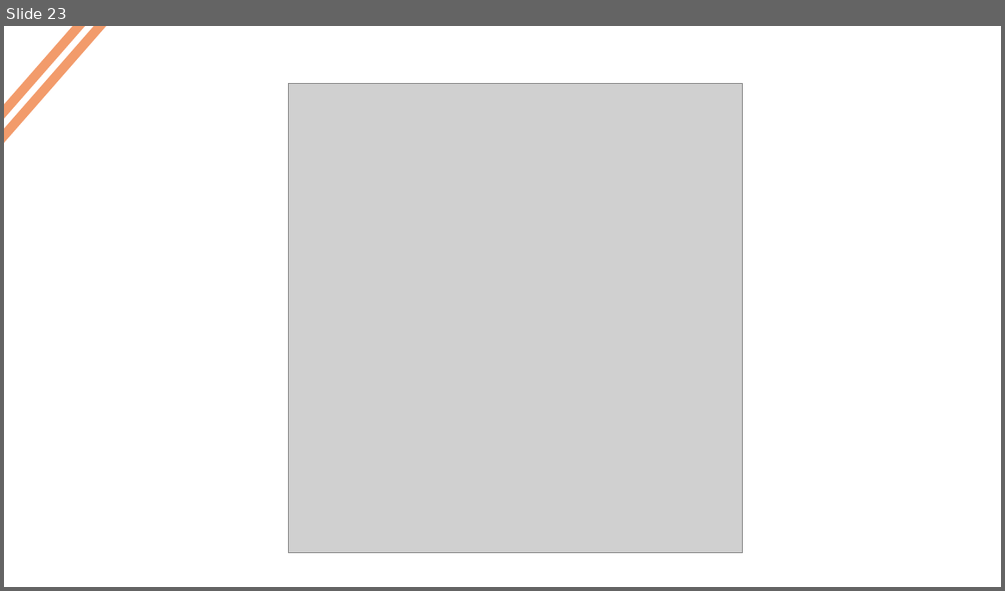
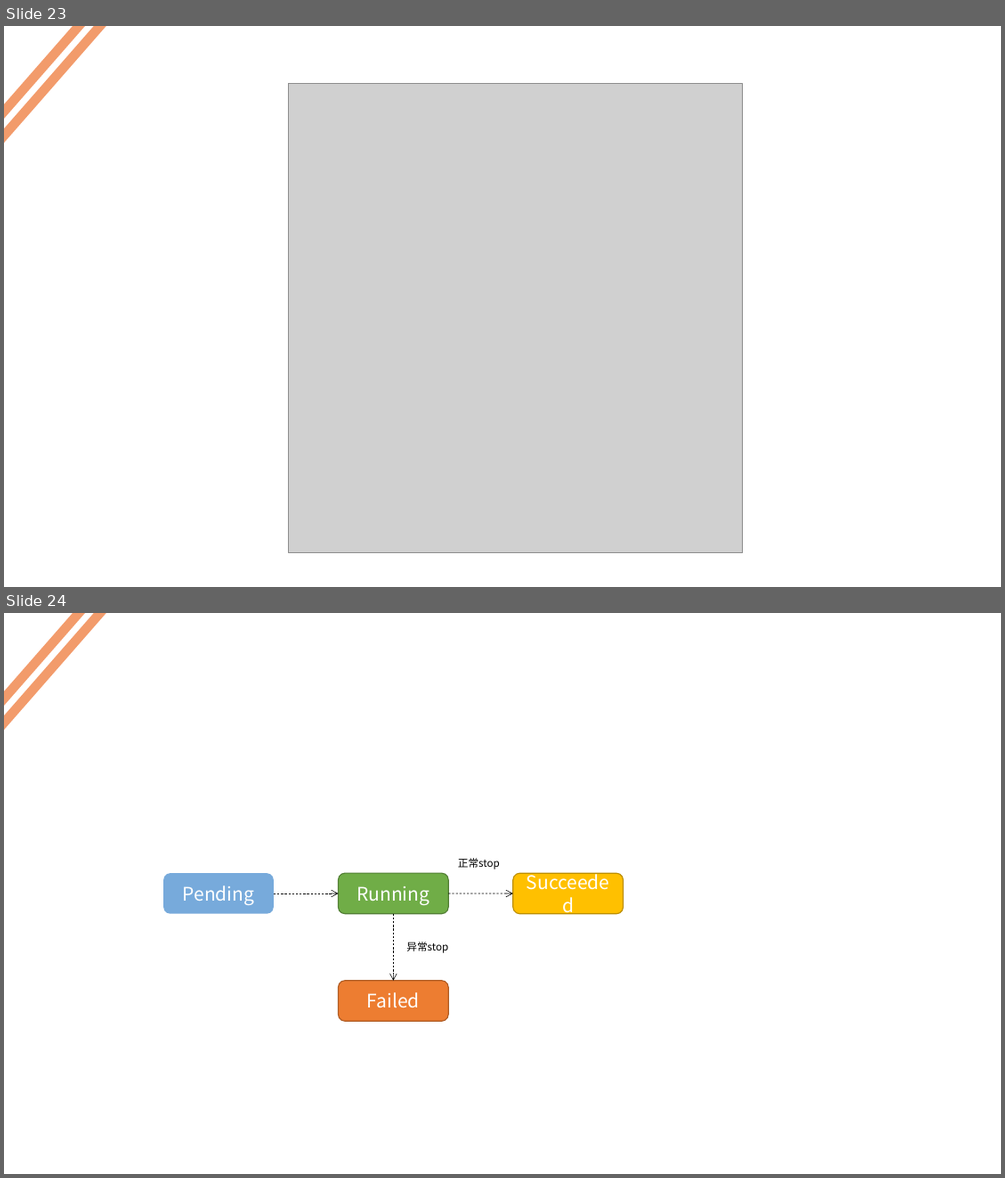
Before and after one commit to liamliu1986/kubecamp, a slide deck: 进阶/kubecamp000.pptx. Shown one above the other, each under a label of ours: slide 23 before the commit, slides 23 and 24 after it. The pictures are 1005x591 and 1005x1178 pixels, drawn with LibreOffice and Linux fonts; fonts in the diff are those of the drawing; grey boxes stand for pictures. Boxes give left, top, right and bottom in pixels: in the first picture for what was removed or moved away, otherwise in the second. Text is boxed around its words. In the diff, an @@ line names an element or a change of style, - is before the commit and + after.

Commit message:
123

```diff
--- a/进阶/kubecamp000.pptx
+++ b/进阶/kubecamp000.pptx
@@ slide 24 added at box(4, 613, 1001, 1174), background #FFFFFF @@
@@ rectangle added at box(4, 613, 113, 738), fill #ED6A23 at 67% opacity @@
@@ rectangle added at box(4, 613, 100, 727), fill #ED6A23 at 67% opacity @@
@@ rounded rectangle added at box(163, 873, 273, 914), fill #77AADB, 18 pt, text #FFFFFF @@
+Pending
@@ rounded rectangle added at box(339, 873, 448, 914), fill #70AD47, outline #538035 1 pt, 18 pt, text #FFFFFF @@
+Running
@@ text added at box(458, 858, 500, 869), 10 pt, text #000000 @@
+正常stop
@@ rounded rectangle added at box(513, 873, 623, 914), fill #FFC000, outline #BD8E00 1 pt, 18 pt, text #FFFFFF @@
+Succeeded
@@ arrow added from (274, 893) to (339, 893), #000000 0.5 pt dashed @@
@@ arrow added from (448, 893) to (513, 893), #000000 0.5 pt dashed @@
@@ arrow added from (394, 914) to (394, 981), #000000 0.5 pt dashed @@
@@ text added at box(406, 941, 448, 953), 10 pt, text #000000 @@
+异常stop
@@ rounded rectangle added at box(339, 981, 448, 1021), fill #ED7D31, outline #AF5C24 1 pt, 18 pt, text #FFFFFF @@
+Failed
```
Also in this commit, not shown: 1 other slide added, 2 slides removed.
